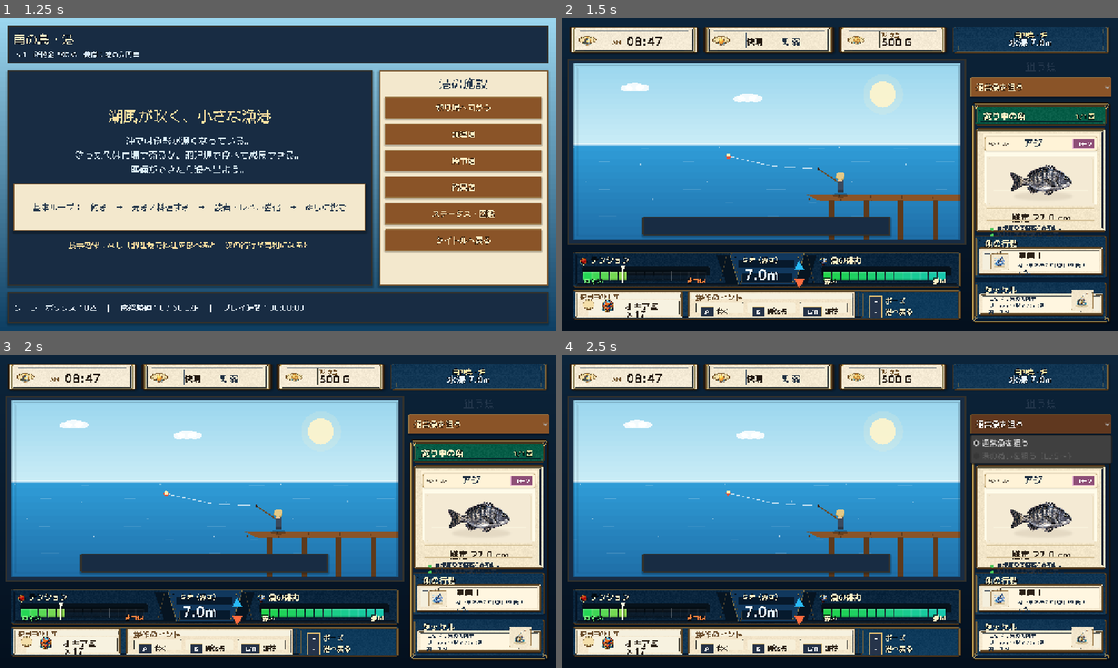
Above: before the commit, frames 1-4 (two rows, left to right).
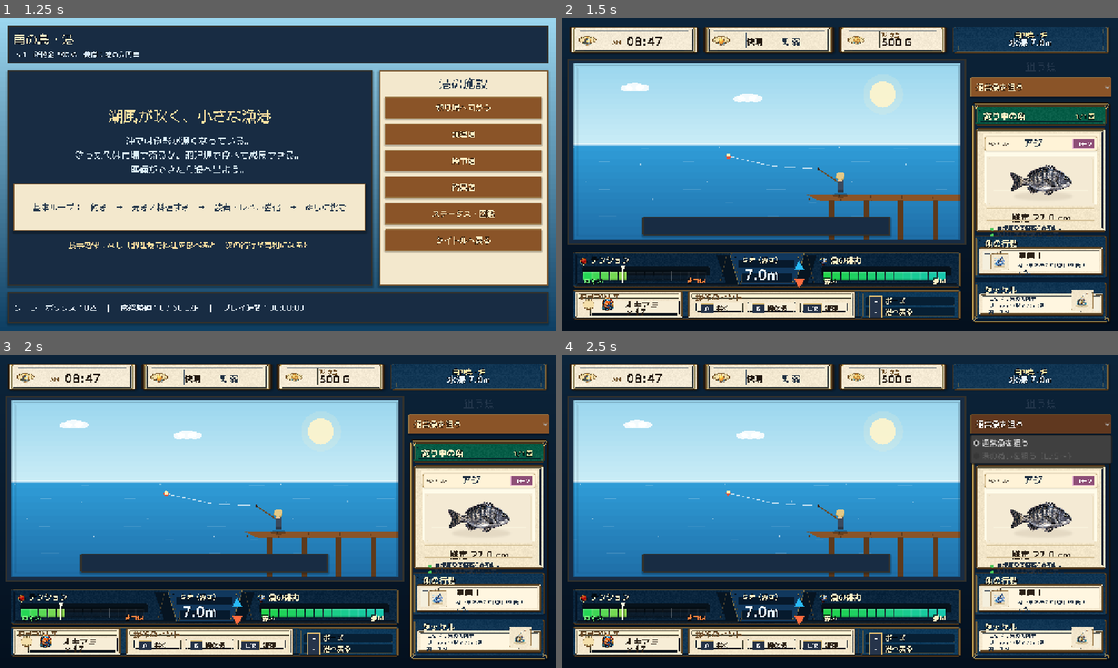
Above: after the commit, the same moments.

Repository: RYUKOU-OKUMURA/tsuri_quest_umi_mvp
Game: Godot game, scene res://scenes/main.tscn
Two runs of this game, one before a commit and one after it. Both use one fixed random seed, a clock stepped at 60 frames per second and the inputs below.
Inputs:
- Up to frame 1 (1.25 s): click "ゲームを始める" at 0.5 s
- Up to frame 2 (1.5 s): click "釣り場へ向かう" at 1.25 s
- Up to frame 3 (2 s): no input
- Up to frame 4 (2.5 s): click "通常魚を狙う" at 2 s

Frame 1 is identical in both runs. In frame 2, 1.8% of the frame differs, in the area x 2-72%, y 88-96%; in frame 3, 1.8%; in frame 4, 1.8%.

Commit message:
Refine fight HUD lower panels

Diff:
--- a/src/ui/components/fight_hud.gd
+++ b/src/ui/components/fight_hud.gd
@@ -205,12 +205,12 @@
 		var bait_icon_size := 42.0 if _hud_frame != null else 46.0
 		_draw_sheet_icon(
 			ICON_BAIT,
-			Rect2(bait.position + Vector2(58.0, bait.size.y * 0.5 - bait_icon_size * 0.5 + 5.0), Vector2(bait_icon_size, bait_icon_size))
+			Rect2(bait.position + Vector2(58.0, bait.size.y * 0.5 - bait_icon_size * 0.5 + (2.0 if _hud_frame != null else 5.0)), Vector2(bait_icon_size, bait_icon_size))
 		)
 	else:
 		_draw_bait_icon(bait.position + Vector2(82.0 if _hud_frame == null else 95.0, bait.size.y * 0.62))
-	_draw_text(font, "オキアミ", bait.position + Vector2(118.0, bait.size.y * 0.66), 20, Color("#2b2117"), 0)
-	_draw_text(font, "× 17", bait.position + Vector2(124.0, bait.size.y * 0.92), 19, Color("#2b2117"), 0)
+	_draw_text(font, "オキアミ", bait.position + Vector2(118.0, bait.size.y * (0.62 if _hud_frame != null else 0.66)), 20, Color("#2b2117"), 0)
+	_draw_text(font, "× 17", bait.position + Vector2(124.0, bait.size.y * (0.86 if _hud_frame != null else 0.92)), 19, Color("#2b2117"), 0)
 
 	_draw_panel(hint, Palette.PARCHMENT, Palette.WOOD_DARK, Palette.GOLD)
 	_draw_text(font, "操作のヒント", hint.position + Vector2(18.0, 25.0), 18, Color("#6a4c2b"), 0)
@@ -346,7 +346,7 @@
 
 func _draw_key_hint_compact(font: Font, rect: Rect2, key: String, label: String) -> void:
 	var key_w := 28.0 if key.length() <= 1 else 42.0
-	var key_rect := Rect2(rect.position + Vector2(8.0, 2.0), Vector2(key_w, 22.0))
+	var key_rect := Rect2(rect.position + Vector2(8.0, 3.0), Vector2(key_w, 22.0))
 	draw_rect(key_rect, Color("#253247"), true)
 	draw_rect(key_rect, Color("#d5b56b"), false, 1.0)
 	var key_size := 14
@@ -375,8 +375,8 @@
 		]
 	var slot_gap := 12.0
 	var slot_w := (hint.size.x - 44.0 - slot_gap * 2.0) / 3.0
-	var slot_y := hint.position.y + 38.0
-	var slot_h := maxf(32.0, hint.size.y - 64.0)
+	var slot_y := hint.position.y + 30.0
+	var slot_h := 28.0
 	var x0 := hint.position.x + 22.0
 	return [
 		Rect2(Vector2(x0, slot_y), Vector2(slot_w, slot_h)),
Binary file changed: assets/showcase/underwater/fight_hud_frame.png
Not shown, changed: design-qa.md
Not shown, changed: docs/11_underwater_fight_showcase.md
Not shown, changed: tools/generate_underwater_ui_frame_assets.py
